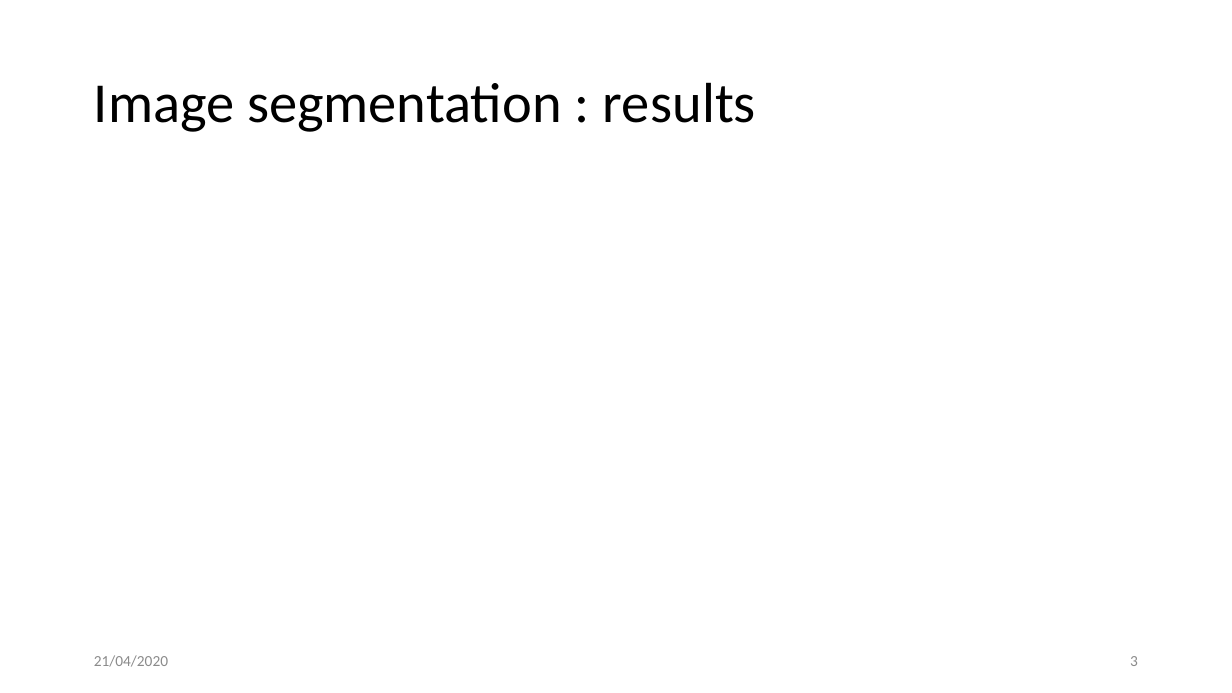
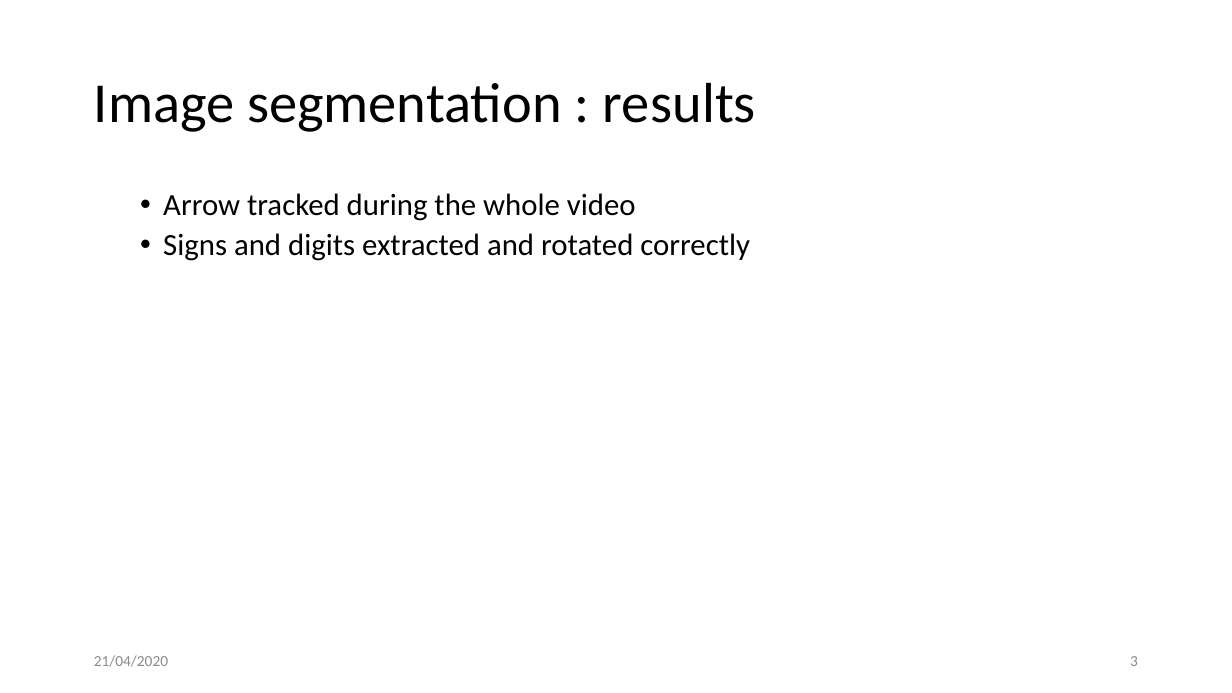
Before and after one commit to JambonSama/image_analysis_and_pattern_recognition_labs, a slide deck: slide 3 of project/presentation.pptx. Drawn at 1232x693 pixels with LibreOffice and Linux fonts; fonts in the diff are those of the drawing; background and template pictures are left out. Boxes give left, top, right and bottom in pixels: in the first picture for what was removed or moved away, otherwise in the second. Text is boxed around its words. In the diff, an @@ line names an element or a change of style, - is before the commit and + after.

Commit message:
modified: Presentation added segmentation description

```diff
--- a/project/presentation.pptx
+++ b/project/presentation.pptx
@@ text added at (163,193,750,261), 24 pt, text #000000 @@
+  • Arrow tracked during the whole video
+  • Signs and digits extracted and rotated correctly
```
Also in this commit, not shown: 1 other slide changed.
